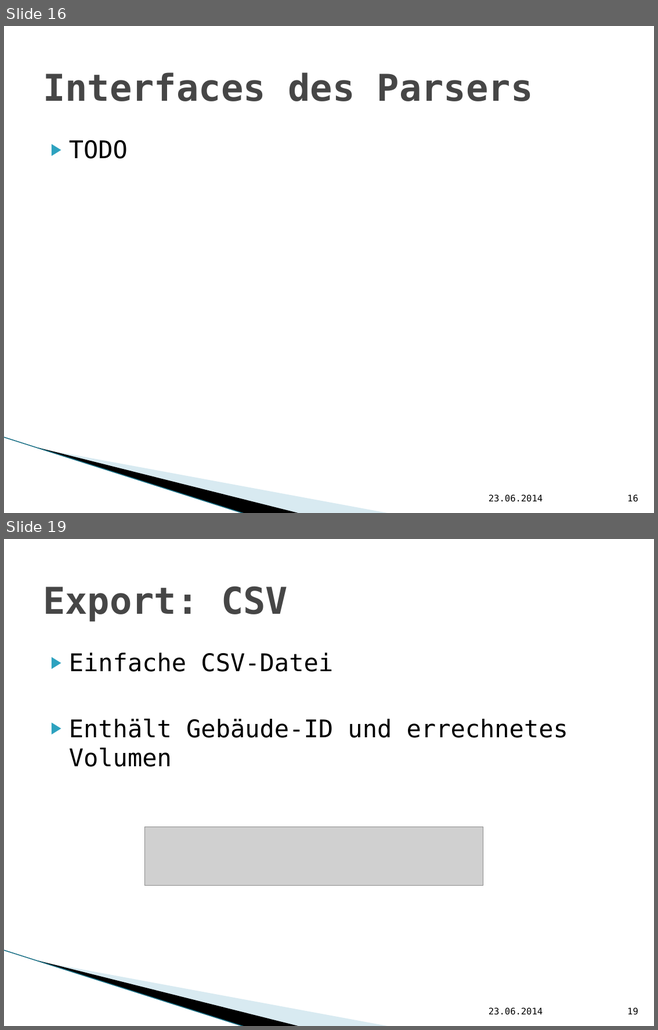
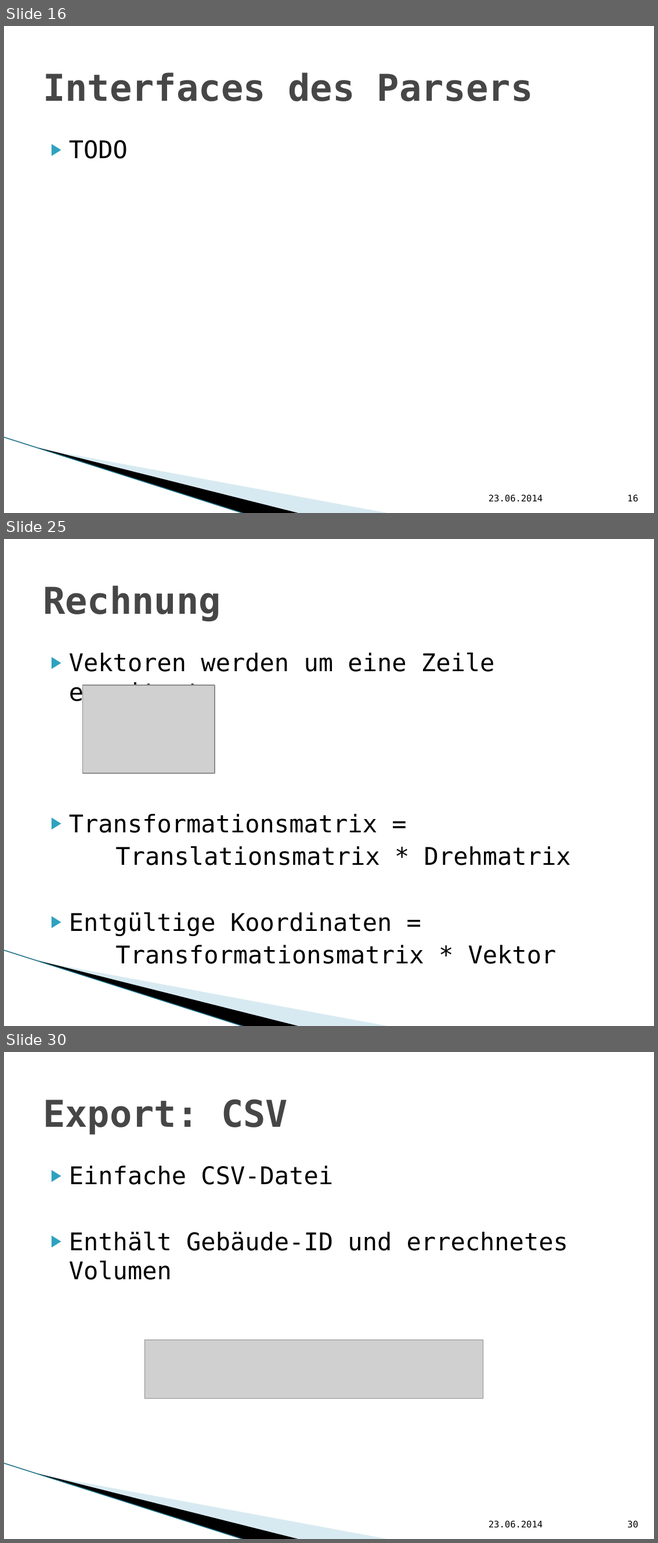
Before and after one commit to hft-swp/stuff, a slide deck: doku/präsentation nicht komplett/vCity-Präsentation.pptx. Shown one above the other, each under a label of ours: slides 16 and 19 before the commit, slides 16, 25 and 30 after it; the slides between them are not shown. The pictures are 658x1030 and 658x1543 pixels, drawn with LibreOffice and Linux fonts; fonts in the diff are those of the drawing; grey boxes stand for pictures; background and template pictures are left out. Boxes give left, top, right and bottom in pixels: in the first picture for what was removed or moved away, otherwise in the second. Text is boxed around its words. In the diff, an @@ line names an element or a change of style, - is before the commit and + after.

```diff
--- a/doku/präsentation nicht komplett/vCity-Präsentation.pptx
+++ b/doku/präsentation nicht komplett/vCity-Präsentation.pptx
@@ slide 25 added at [4, 539, 654, 1026], background #FFFFFF; not listed: 3 template elements that a slide beside it also shows @@
@@ title added at [43, 585, 221, 621], 41 pt, text #464646, bold @@
+Rechnung
@@ text added at [69, 653, 571, 964], 27 pt, text #000000 @@
+▶ Vektoren werden um eine Zeile erweitert:
+▶ Transformationsmatrix =
+Translationsmatrix * Drehmatrix
+▶ Entgültige Koordinaten =
+Transformationsmatrix * Vektor
@@ picture added at [83, 685, 215, 773] @@
@@ what was slide 19 is now slide 30 @@
@@ page number at [627, 1521, 638, 1528]: text changed @@
-19
+30
```
Also in this commit, not shown: 13 other slides added, 2 slides removed.
